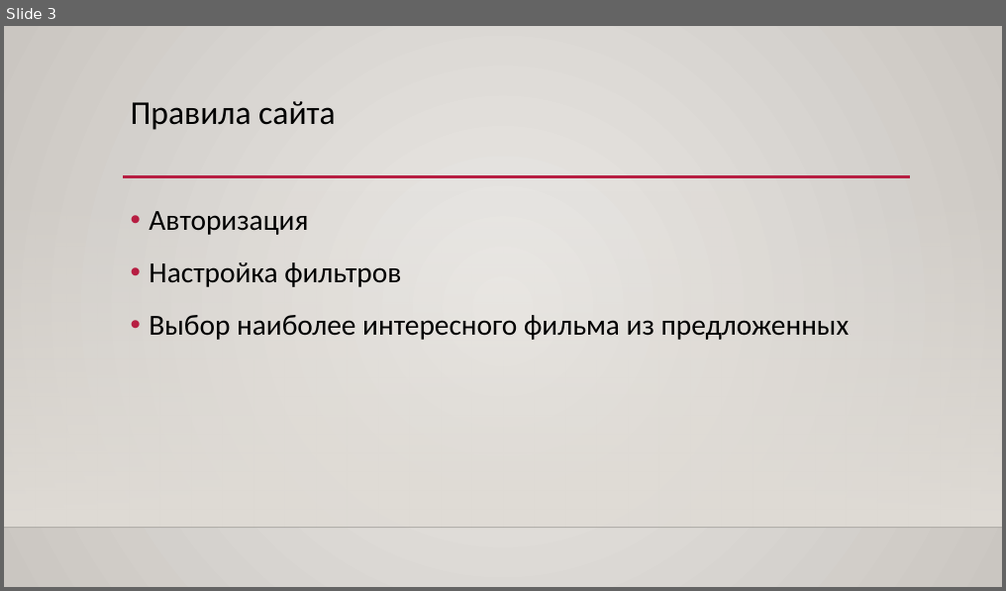
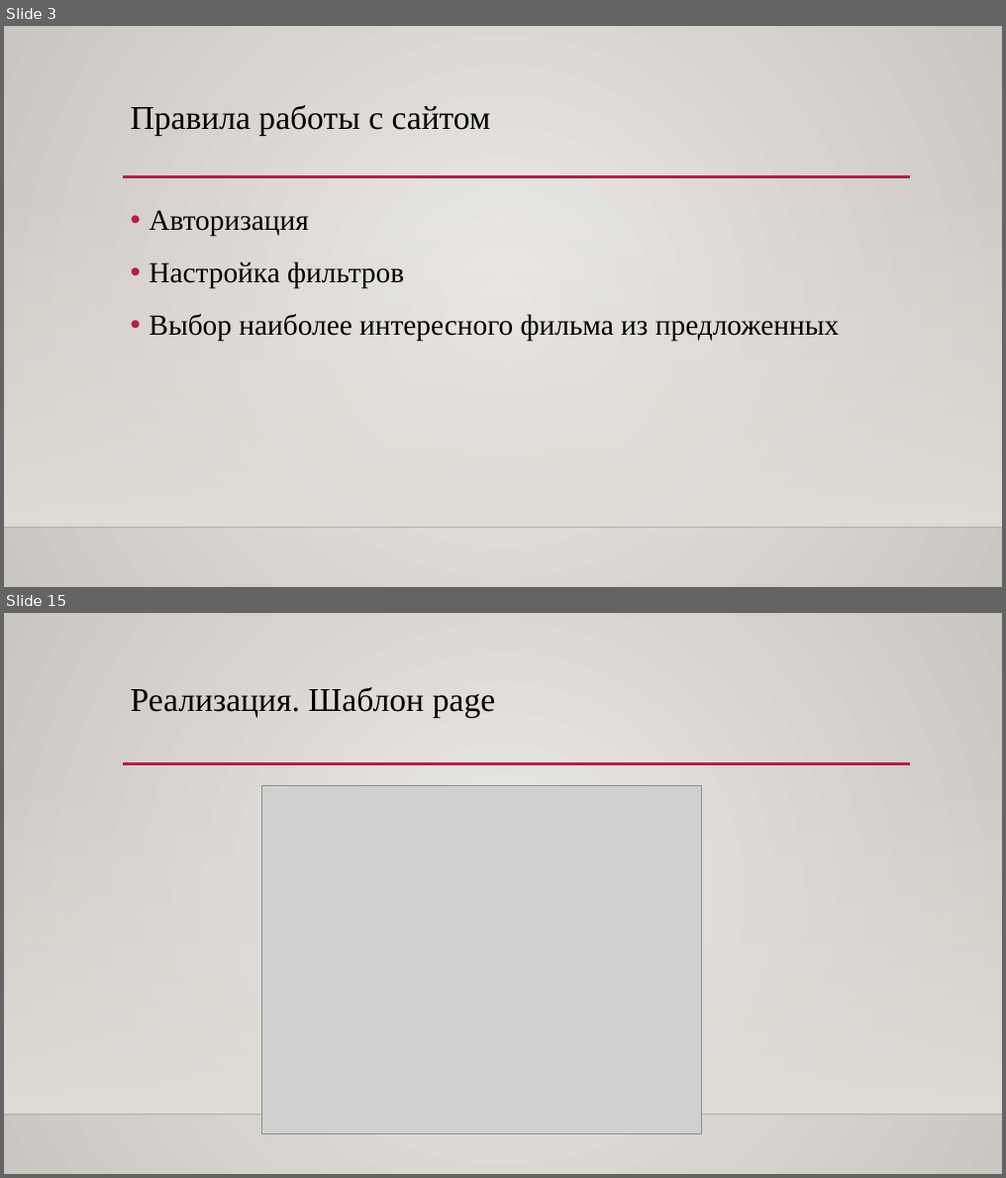
Before and after one commit to 20moonlight01/yandexlyceumweb, a slide deck: Для настроения.pptx. Shown one above the other, each under a label of ours: slide 3 before the commit, slides 3 and 15 after it; the slides between them are not shown. The pictures are 1006x591 and 1006x1178 pixels, drawn with LibreOffice and Linux fonts; fonts in the diff are those of the drawing; grey boxes stand for pictures; background and template pictures are left out. Boxes give left, top, right and bottom in pixels: in the first picture for what was removed or moved away, otherwise in the second. Text is boxed around its words. In the diff, an @@ line names an element or a change of style, - is before the commit and + after.

```diff
--- a/Для настроения.pptx
+++ b/Для настроения.pptx
@@ slide 15 added at (4, 613, 1002, 1174), background gradient #ECEAE7 to #CAC7C1; not listed: 3 template elements that a slide beside it also shows @@
@@ title added at (131, 687, 495, 717), 32 pt, text #000000 @@
+Реализация. Шаблон page
@@ picture added at (261, 786, 702, 1134) @@
@@ slide 3 changed as well @@
@@ title at (131, 105, 491, 136): text changed; font Calibri to Times New Roman @@
-Правила сайта
+Правила работы с сайтом
@@ text "Авторизация" at (149, 210, 839, 341): font Calibri to Times New Roman @@
```
Also in this commit, not shown: 3 other slides changed, 16 other slides added.
